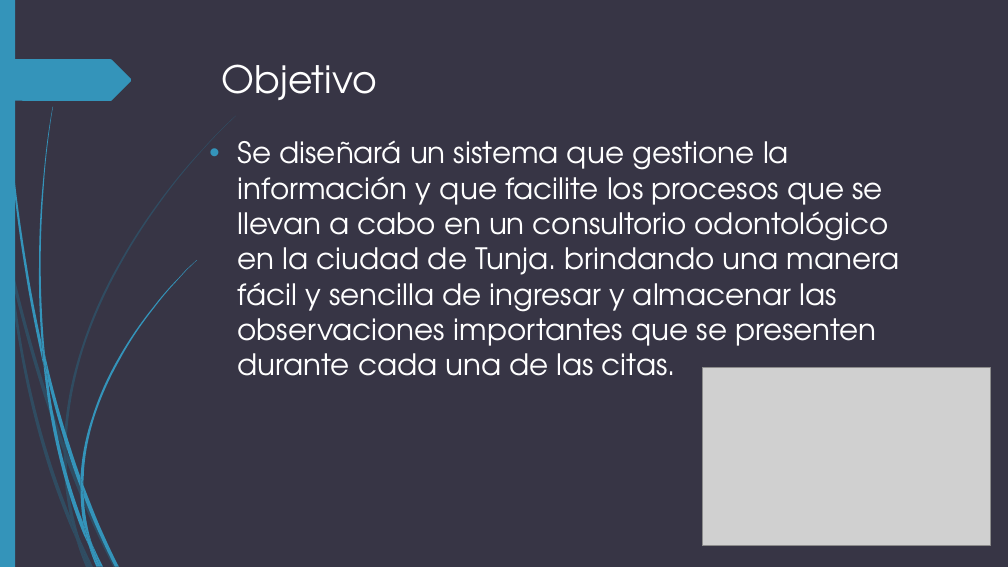
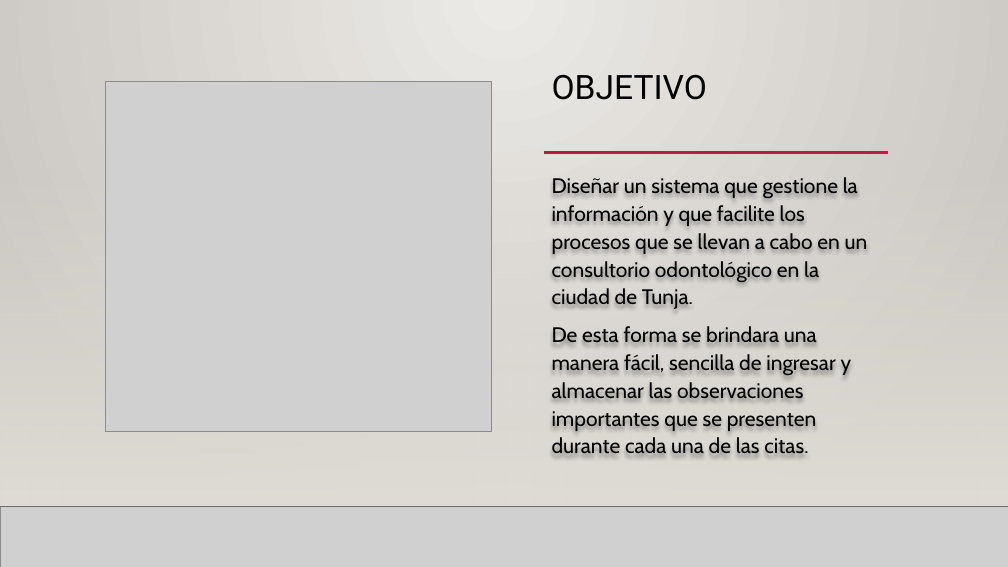
Before and after one commit to nicolay-dev/ProyectoOdontologico, a slide deck: slide 3 of Documentación/Oral-Care-Expo.pptx. Drawn at 1008x567 pixels with LibreOffice and Linux fonts; fonts in the diff are those of the drawing; grey boxes stand for pictures; background and template pictures are left out. Boxes give left, top, right and bottom in pixels: in the first picture for what was removed or moved away, otherwise in the second. Text is boxed around its words. In the diff, an @@ line names an element or a change of style, - is before the commit and + after.

```diff
--- a/Documentación/Oral-Care-Expo.pptx
+++ b/Documentación/Oral-Care-Expo.pptx
@@ background #373545 to gradient #ECEAE7 to #CAC7C1 @@
@@ rectangle removed at (x1=0, y1=0, x2=15, y2=567) @@
@@ rectangle added at (x1=0, y1=0, x2=1008, y2=567), fill gradient #ECEAE7 to #CAC7C1 @@
@@ freeform shape removed at (x1=0, y1=59, x2=132, y2=101) @@
@@ picture added at (x1=106, y1=82, x2=492, y2=432) @@
@@ title at (x1=552, y1=74, x2=707, y2=100): text changed; size 36 to 32 pt; font TeX Gyre Adventor to Roboto; text colour #FFFFFF to #000000 @@
-Objetivo
+OBJETIVO
@@ rectangle added at (x1=0, y1=167, x2=1008, y2=507), fill gradient #DFDBD5 @@
@@ rectangle added at (x1=0, y1=167, x2=1008, y2=507), fill gradient #DFDBD5 @@
@@ line added from (120, 153) to (915, 153), #B71E42 2.5 pt @@
@@ line added from (544, 153) to (888, 153), #B71E42 2.5 pt @@
@@ text at (x1=552, y1=177, x2=868, y2=454): text changed; size 28 to 20 pt; font TeX Gyre Adventor to Cabin; text colour #FFFFFF to #000000 @@
-• Se diseñará un sistema que gestione la información y que facilite los procesos que se llevan a cabo en un consultorio odontológico en la ciudad de Tunja. brindando una manera fácil y sencilla de ingresar y almacenar las observaciones importantes que se presenten durante cada una de las citas.
+Diseñar un sistema que gestione la información y que facilite los procesos que se llevan a cabo en un consultorio odontológico en la ciudad de Tunja.
+De esta forma se brindara una manera fácil, sencilla de ingresar y almacenar las observaciones importantes que se presenten durante cada una de las citas.
@@ picture removed at (x1=702, y1=368, x2=991, y2=546) @@
@@ line added from (0, 507) to (1008, 507), #000001 1 pt @@
@@ picture added at (x1=0, y1=507, x2=1008, y2=567) @@
@@ line added from (0, 507) to (1008, 507), #000001 1 pt @@
@@ group removed at (x1=0, y1=116, x2=236, y2=567): 10 freeform shapes @@
@@ group removed at (x1=2, y1=0, x2=197, y2=567): 12 freeform shapes @@
```
Also in this commit, not shown: 12 other slides changed, 1 slide added.
